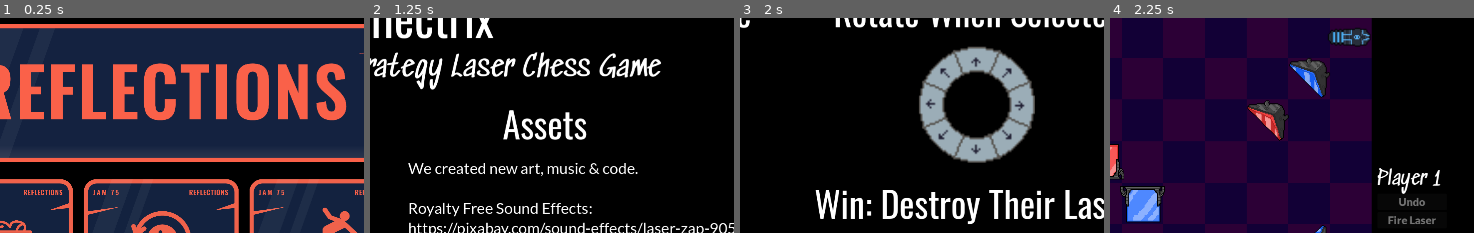
Above: before the commit, frames 1-4 (left to right).
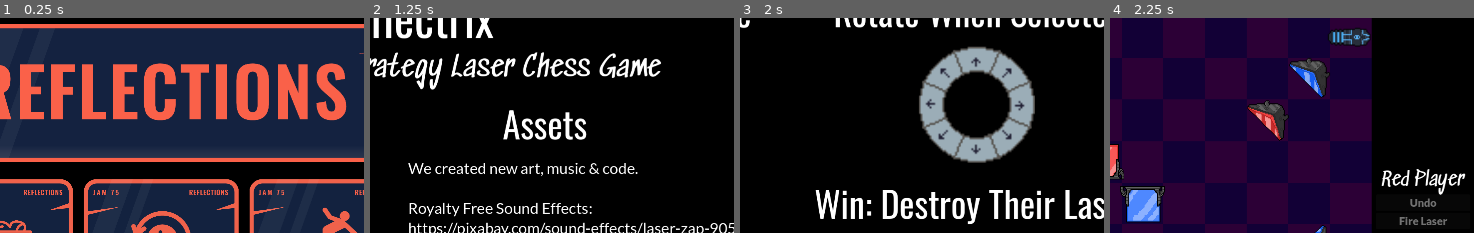
Above: after the commit, the same moments.

Repository: mzbrubak/Reflectix
Game: Godot game, scene res://Scenes/main.tscn
The game is run twice, just before and just after one commit, with the same random seed, the same clock (stepped at 60 frames per second) and the same inputs.
Inputs:
- Up to frame 1 (0.25 s): no input
- Up to frame 2 (1.25 s): click "Next!" at 0.5 s
- Up to frame 3 (2 s): click "Next!" at 1.25 s
- Up to frame 4 (2.25 s): click "Next!" at 2 s
The pictures show only the part of the screen within x 44-94%, y 6-56%; the shares and areas given below are measured in that part.

Frames 1-3 are identical in both runs. In frame 4, 1.7% of the frame differs, in the area x 73-98%, y 69-97%.

Commit message:
Change label to Red/Blue Player, coloring end explode

Diff:
--- a/Scenes/main.gd
+++ b/Scenes/main.gd
@@ -59,13 +59,13 @@
 		endturn.connect(P2Laser.fire_laser)
 		P2Laser.laser_fired.connect(post_laser_fired)
 		active_player=1
-		activeplayerUI.text="Player 2"
+		activeplayerUI.text="Blue Player"
 		SignalBus.is_player1_moving.emit(false)
 	elif active_player==1:
 		endturn.connect(P1Laser.fire_laser)
 		P1Laser.laser_fired.connect(post_laser_fired)
 		active_player=0
-		activeplayerUI.text="Player 1"
+		activeplayerUI.text="Red Player"
 		SignalBus.is_player1_moving.emit(true)
 	SignalBus.piece.emit(null)
 	SignalBus.move_made.emit(false)
--- a/Scenes/main.tscn
+++ b/Scenes/main.tscn
@@ -312,19 +312,19 @@
 visible = false
 
 [node name="Modal" type="Sprite2D" parent="Splash/RedWins"]
-modulate = Color(1, 1, 1, 0.666667)
+modulate = Color(0.962976, 0.083457, 0.139721, 0.666667)
 position = Vector2(825, 477.5)
 scale = Vector2(0.648958, 0.806481)
 texture = ExtResource("17_d8u63")
 
 [node name="Player Wins" type="Label" parent="Splash/RedWins"]
-offset_left = 499.0
+offset_left = 565.0
 offset_top = 344.0
-offset_right = 1204.0
+offset_right = 1270.0
 offset_bottom = 514.0
 theme_override_fonts/font = ExtResource("14_olf2d")
 theme_override_font_sizes/font_size = 98
-text = "Player 1 - Red Wins!"
+text = "Red Player Wins!"
 
 [node name="Button" type="Button" parent="Splash/RedWins"]
 offset_left = 622.0
@@ -339,19 +339,19 @@
 visible = false
 
 [node name="Modal" type="Sprite2D" parent="Splash/BlueWins"]
-modulate = Color(1, 1, 1, 0.666667)
+modulate = Color(0.175144, 0.452617, 1, 0.666667)
 position = Vector2(825, 477.5)
 scale = Vector2(0.648958, 0.806481)
 texture = ExtResource("17_d8u63")
 
 [node name="Player Wins" type="Label" parent="Splash/BlueWins"]
-offset_left = 499.0
+offset_left = 542.0
 offset_top = 344.0
-offset_right = 1204.0
+offset_right = 1247.0
 offset_bottom = 514.0
 theme_override_fonts/font = ExtResource("14_olf2d")
 theme_override_font_sizes/font_size = 98
-text = "Player 2 - Blue Wins!"
+text = "Blue Player Wins!"
 
 [node name="Button" type="Button" parent="Splash/BlueWins"]
 offset_left = 622.0
--- a/Scenes/ui.tscn
+++ b/Scenes/ui.tscn
@@ -16,10 +16,10 @@
 anchor_top = 0.5
 anchor_right = 1.0
 anchor_bottom = 0.5
-offset_left = -164.0
-offset_top = 9.0
-offset_right = 3.0
-offset_bottom = 101.0
+offset_left = -167.0
+offset_top = -16.0
+offset_right = 59.0
+offset_bottom = 131.0
 grow_horizontal = 0
 grow_vertical = 2
 
@@ -27,7 +27,7 @@
 layout_mode = 2
 theme_override_fonts/font = ExtResource("2_g1ayi")
 theme_override_font_sizes/font_size = 46
-text = "Player 1
+text = " Red Player
 "
 
 [node name="Undo" type="Button" parent="VBoxContainer"]
@@ -45,7 +45,7 @@
 text = "Fire Laser"
 
 [node name="Node2D" type="Node2D" parent="."]
-position = Vector2(2, 83)
+position = Vector2(26, 83)
 
 [node name="RotationUI" parent="Node2D" instance=ExtResource("2_rl77h")]
 custom_minimum_size = Vector2(64, 64)
Not shown: 1 places in Scenes/main.tscn that only renumber resources
